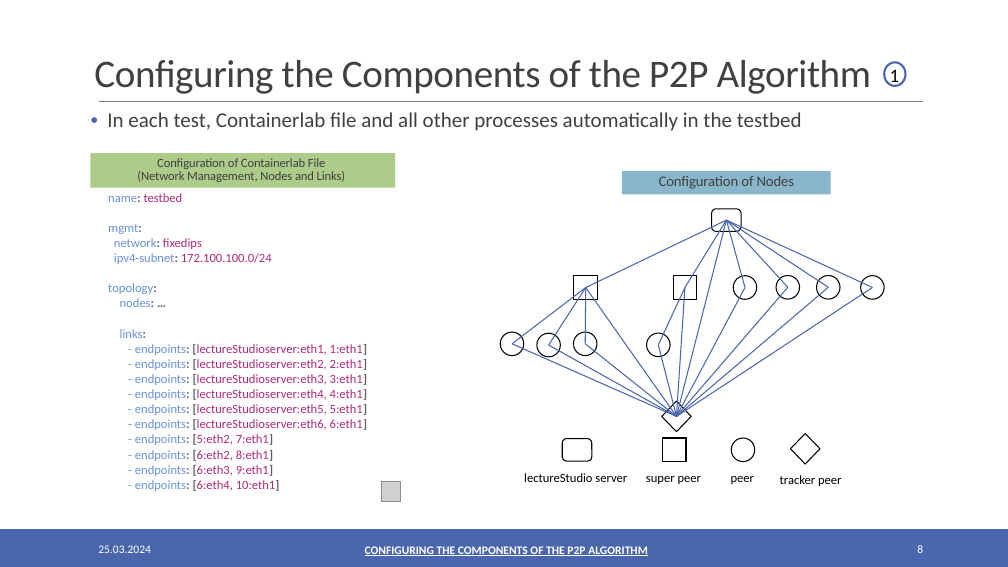
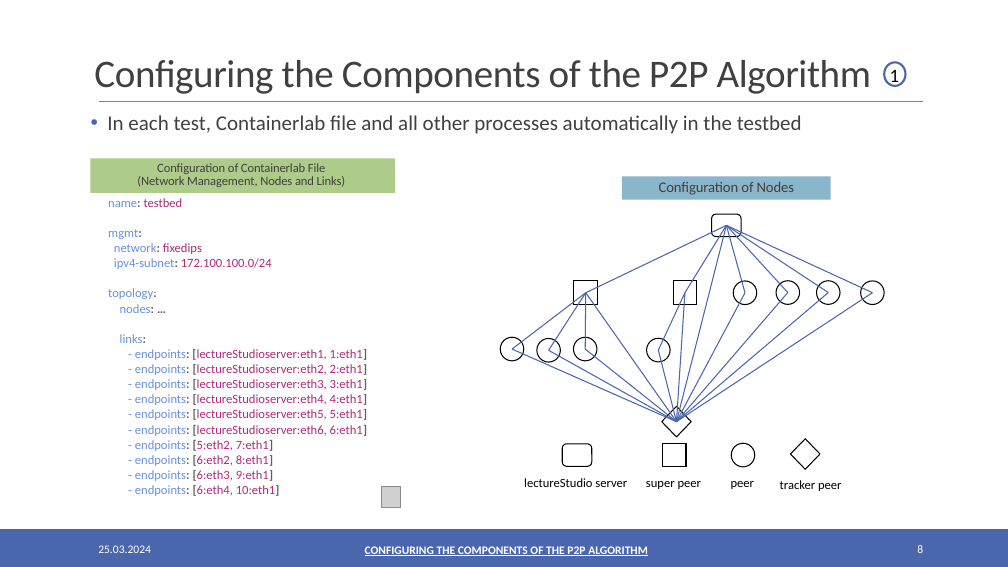
Before and after one commit to oezcankaraca/abschlussvortrag, a slide deck: slide 8 of Abschlussvortrag.pptx. Drawn at 1008x567 pixels with LibreOffice and Linux fonts; fonts in the diff are those of the drawing; grey boxes stand for pictures. Boxes give left, top, right and bottom in pixels: in the first picture for what was removed or moved away, otherwise in the second. Text is boxed around its words. In the diff, an @@ line names an element or a change of style, - is before the commit and + after.

```diff
--- a/Abschlussvortrag.pptx
+++ b/Abschlussvortrag.pptx
@@ 21 lines, 9 ellipses, 5 texts, 5 rectangles, 2 freeform shapes, 2 rounded rectangles, 1 picture moved together from (x1=90, y1=154, x2=884, y2=502) to (x1=90, y1=159, x2=884, y2=507) @@
```
Also in this commit, not shown: 6 other slides changed, 2 other files.
